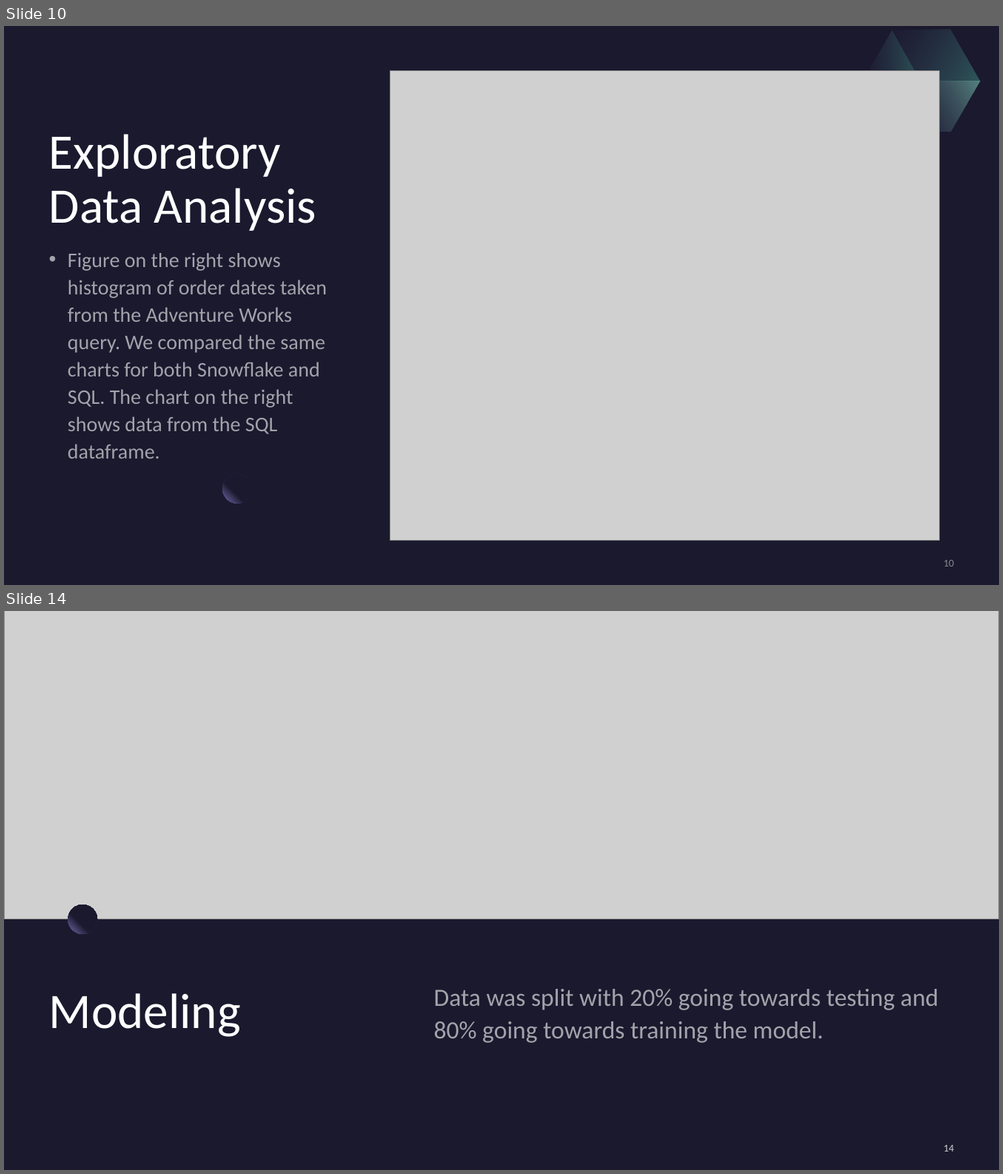
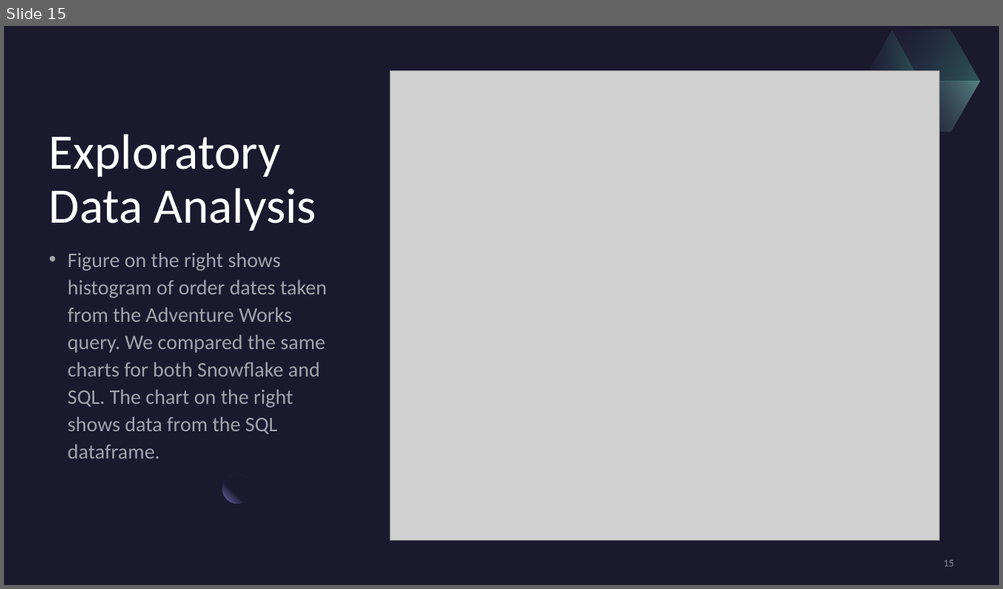
Before and after one commit to rehank1990/Capstone-3, a slide deck: Capstone 3 Datawarehouse Comparisons.pptx. Shown one above the other, each under a label of ours: slides 10 and 14 before the commit, slide 15 after it; the slides between them are not shown. The pictures are 1003x1174 and 1003x589 pixels, drawn with LibreOffice and Linux fonts; fonts in the diff are those of the drawing; grey boxes stand for pictures. Boxes give left, top, right and bottom in pixels: in the first picture for what was removed or moved away, otherwise in the second. Text is boxed around its words. In the diff, an @@ line names an element or a change of style, - is before the commit and + after.

```diff
--- a/Capstone 3 Datawarehouse Comparisons.pptx
+++ b/Capstone 3 Datawarehouse Comparisons.pptx
@@ slide 14 removed at (4,611,999,1170), background #1B192E @@
@@ rectangle removed at (4,611,999,1170) @@
@@ picture removed at (4,611,999,919) @@
@@ ellipse removed at (68,905,97,934) @@
@@ title removed at (49,994,241,1037) @@
-Modeling
@@ text removed at (434,989,938,1043) @@
-Data was split with 20% going towards testing and 80% going towards training the model.
@@ page number removed at (943,1145,953,1152) @@
-14
@@ what was slide 10 is now slide 15 @@
@@ page number at (943,560,953,567): text changed @@
-10
+15
```
Also in this commit, not shown: 7 slides changed, 7 slides added, 4 other slides removed.
